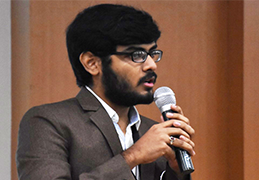
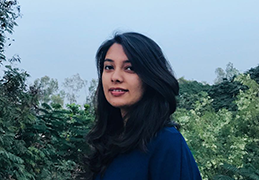
Layer changes from the first 259x180 image to the second:
added layer "WhatsApp Image 2017-12-01 at 5.56.01 PM" above "Layer 1" over [0, 0, 259, 180]
